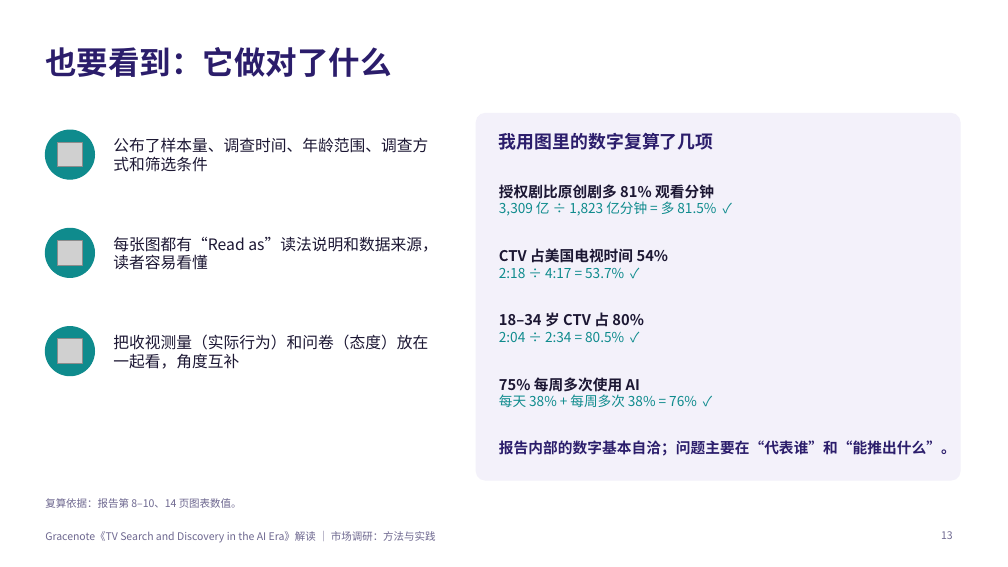
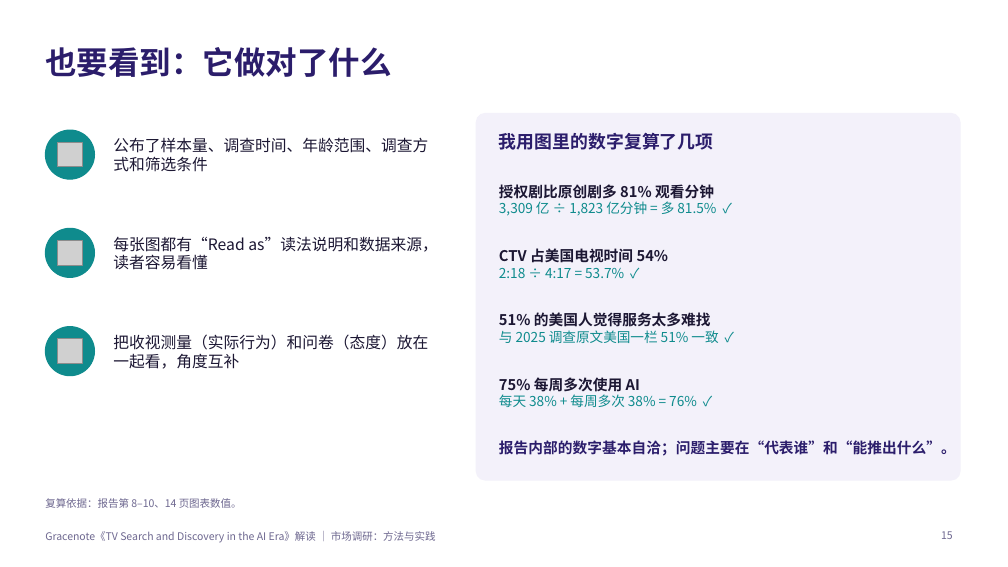
Before and after one commit to jayleo113/ppt, a slide deck: slide 15 of Gracenote_AI报告解读_课堂分享.pptx (slide 13 before the commit). Drawn at 1008x567 pixels with LibreOffice and Linux fonts; fonts in the diff are those of the drawing; grey boxes stand for pictures. Boxes give left, top, right and bottom in pixels: in the first picture for what was removed or moved away, otherwise in the second. Text is boxed around its words. In the diff, an @@ line names an element or a change of style, - is before the commit and + after.

```diff
--- a/Gracenote_AI报告解读_课堂分享.pptx
+++ b/Gracenote_AI报告解读_课堂分享.pptx
@@ text at (499, 312, 718, 343): text changed @@
-18–34 岁 CTV 占 80%
-2:04 ÷ 2:34 = 80.5% ✓
+51% 的美国人觉得服务太多难找
+与 2025 调查原文美国一栏 51% 一致 ✓
@@ page number at (941, 531, 953, 539): text changed @@
-13
+15
```
Also in this commit, not shown: 10 other slides changed, 2 slides added, 3 other files.
